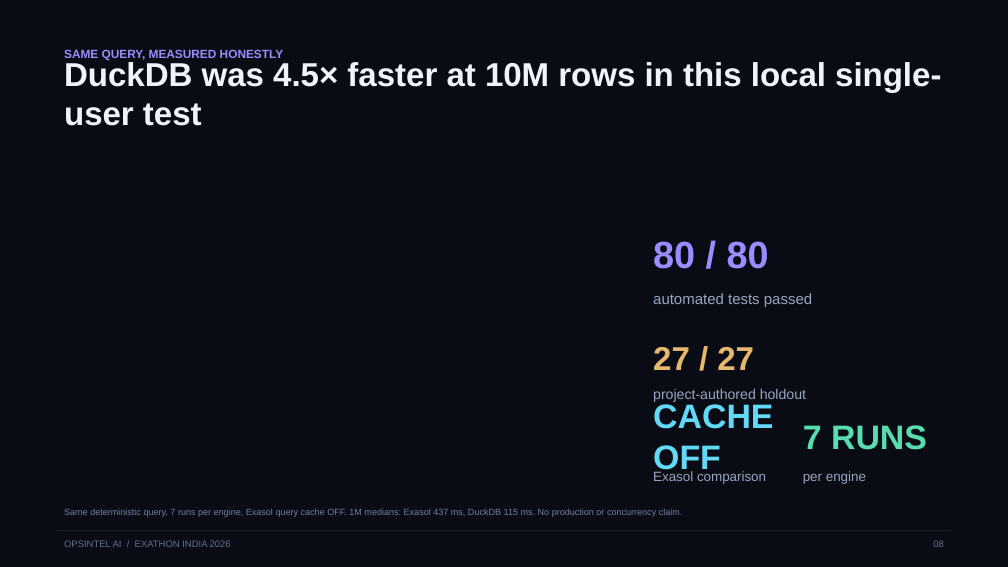
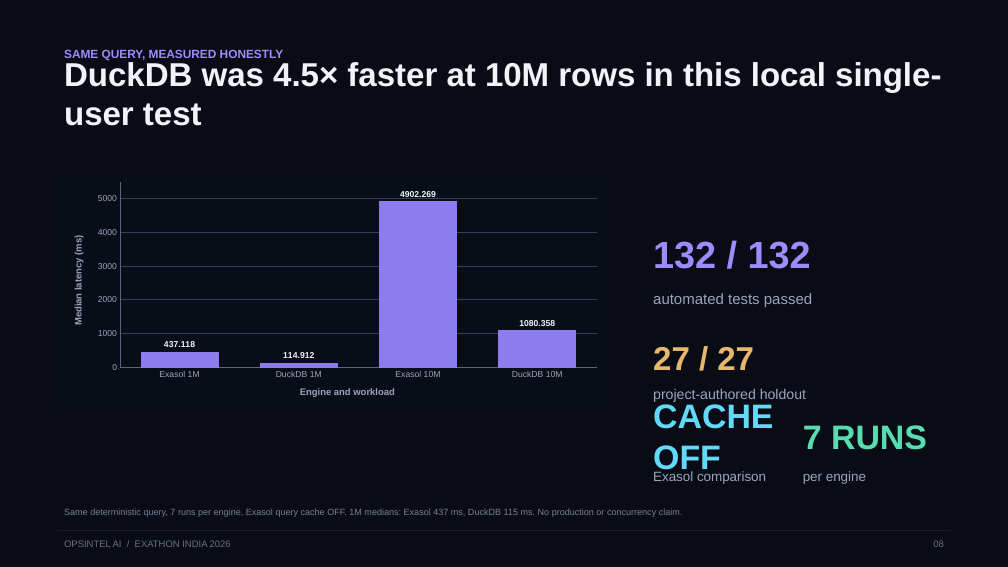
Before and after one commit to Anafa-thabassum/opsintel-ai, a slide deck: slide 8 of submission/opsintel-ai-pitch-deck.pptx. Drawn at 1008x567 pixels with LibreOffice and Linux fonts; fonts in the diff are those of the drawing. Boxes give left, top, right and bottom in pixels: in the first picture for what was removed or moved away, otherwise in the second. Text is boxed around its words. In the diff, an @@ line names an element or a change of style, - is before the commit and + after.

```diff
--- a/submission/opsintel-ai-pitch-deck.pptx
+++ b/submission/opsintel-ai-pitch-deck.pptx
@@ column chart added at (x1=57, y1=177, x2=608, y2=413) @@
+categories: Exasol 1M, DuckDB 1M, Exasol 10M, DuckDB 10M
+Series 1: 437.118, 114.912, 4902.269, 1080.358
@@ text at (x1=653, y1=241, x2=811, y2=269): text changed @@
-80 / 80
+132 / 132
```
Also in this commit, not shown: 2 other slides changed, 1 other file.
